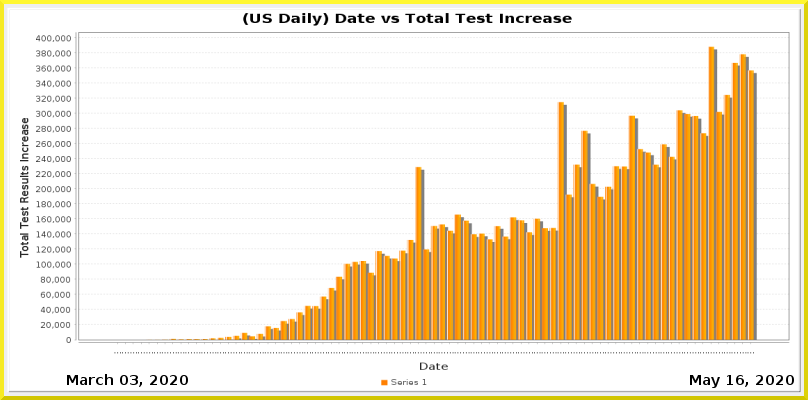
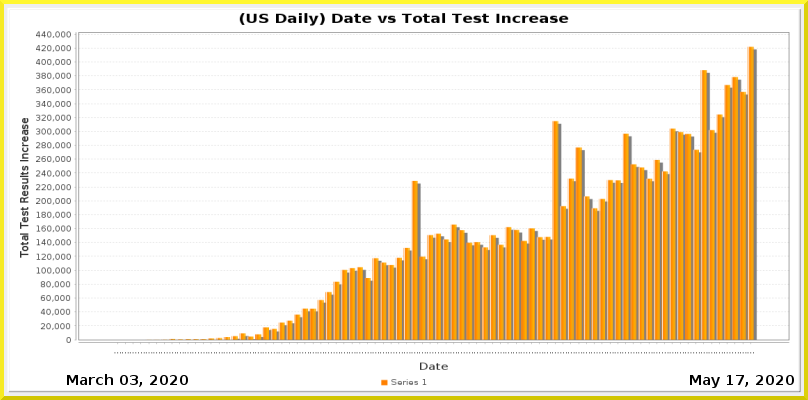
Before/after of a (808, 400) layered artwork. What changed in the layer stack:
painted on "Current Date" over (736, 375, 744, 385)
painted on "Date_vs_TestIncrease.png" over (9, 9, 802, 392)
